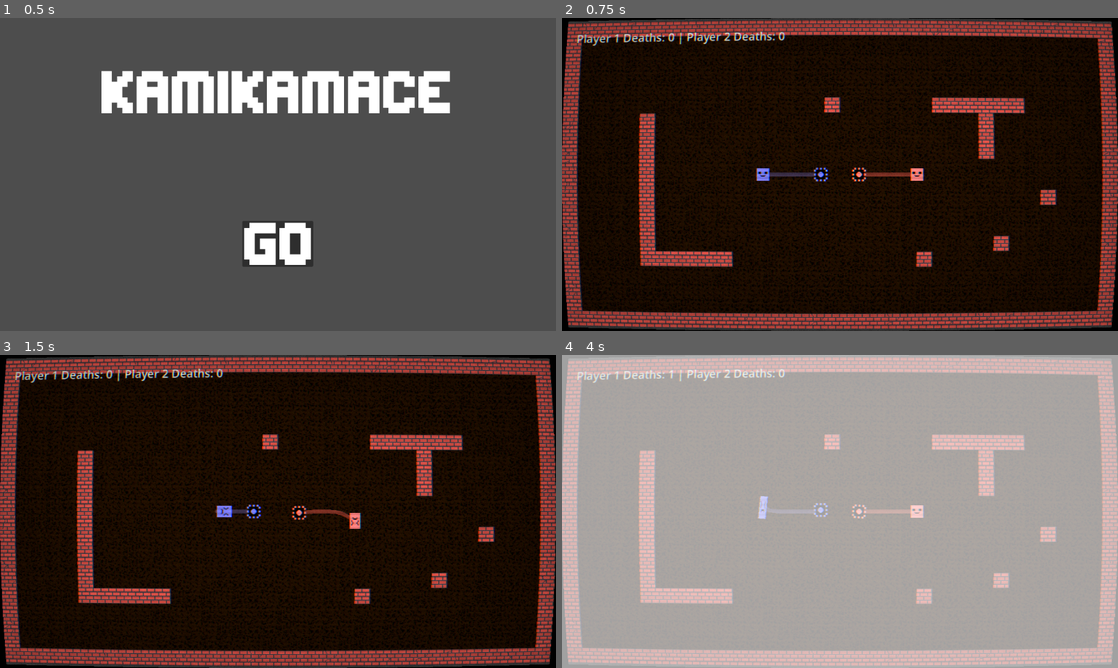
Above: before the commit, frames 1-4 (two rows, left to right).
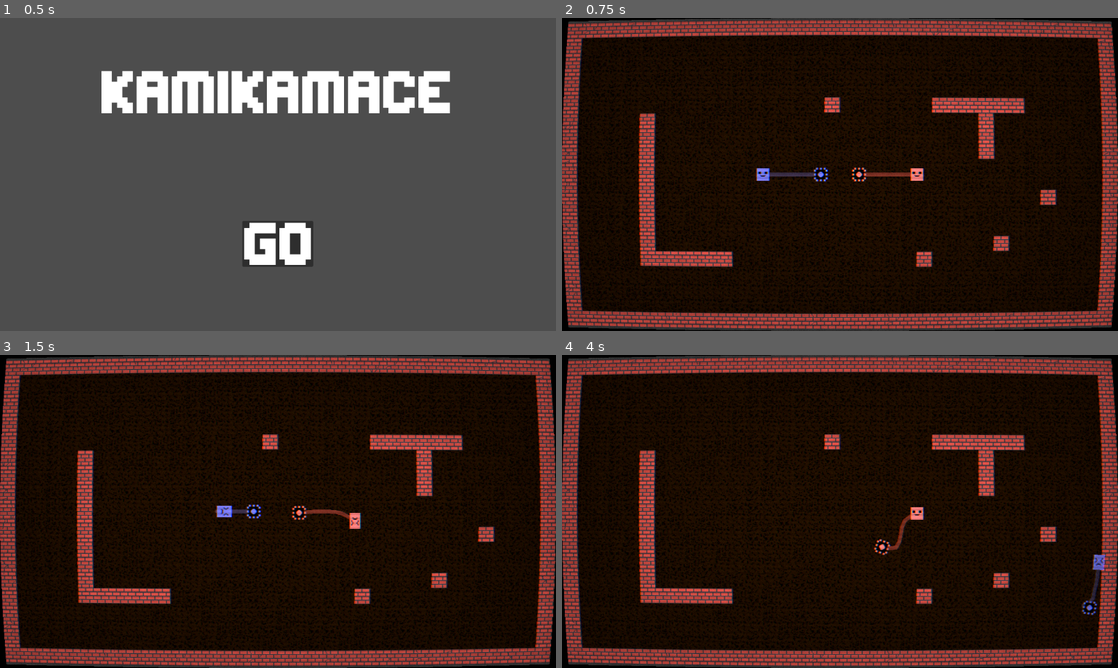
Above: after the commit, the same moments.

Repository: ThatOtherAndrew/DaydreamWales
Game: Godot game, scene res://scenes/Menu.tscn
Two runs of this game, one before a commit and one after it. Both use one fixed random seed, a clock stepped at 60 frames per second and the inputs below.
Inputs (mouse positions are in pixels of both pictures, inside the frame that each line leads up to):
- Up to frame 1 (0.5 s): no input
- Up to frame 2 (0.75 s): click (840, 243) at 0.5 s
- Up to frame 3 (1.5 s): tap Enter at 1.25 s; hold D (move_right) from 1.28 s (still down); tap Down (p2_move_down) at 1.35 s
- Up to frame 4 (4 s): release D (move_right) at 2.03 s; hold S (move_down) 2.03-2.78 s; tap Left (p2_move_left) at 2.1 s; hold D (move_right) 2.78-3.53 s; tap Right (p2_move_right) at 2.85 s; hold W (move_up) from 3.53 s (still down); tap Up (p2_move_up) at 3.6 s

Frame 1 is identical in both runs. In frame 2, 0.6% of the frame differs, in the area x 2-41%, y 4-9%; in frame 3, 0.6%; in frame 4, 100%, in the area x 0-100%, y 0-100%.
Error after the commit: Parse Error: Used tab character for indentation instead of space as used before in the file. (res://scripts/GameManager.gd:18)

Commit message:
fix whitespace

Diff:
--- a/scripts/GameManager.gd
+++ b/scripts/GameManager.gd
@@ -11,12 +11,12 @@
 signal level_reset()
 
 func _ready():
-	# Check if CRT overlay already exists in the scene
-	var existing_crt = get_tree().current_scene.get_node_or_null("CRTLayer/CRTOverlay")
-	if existing_crt:
-		crt_overlay = existing_crt
-	else:
-		# Create CRT effect overlay if it doesn't exist
+    # Check if CRT overlay already exists in the scene
+    var existing_crt = get_tree().current_scene.get_node_or_null("CRTLayer/CRTOverlay")
+    if existing_crt:
+        crt_overlay = existing_crt
+    else:
+        # Create CRT effect overlay if it doesn't exist
 		create_crt_overlay()
 
 	# Create UI overlay for death counter
--- a/scripts/Mace.gd
+++ b/scripts/Mace.gd
@@ -9,101 +9,101 @@
 var can_damage = false
 
 func _ready():
-	# Enable collision detection
-	set_contact_monitor(true)
-	set_max_contacts_reported(10)
-	body_entered.connect(_on_body_entered)
-	print("Mace ready, collision monitoring enabled")
+    # Enable collision detection
+    set_contact_monitor(true)
+    set_max_contacts_reported(10)
+    body_entered.connect(_on_body_entered)
+    print("Mace ready, collision monitoring enabled")
 
-	# Enable damage after spawn protection period
-	await get_tree().create_timer(spawn_protection_time).timeout
-	can_damage = true
-	print("Mace damage enabled for player ", owner_player_num)
+    # Enable damage after spawn protection period
+    await get_tree().create_timer(spawn_protection_time).timeout
+    can_damage = true
+    print("Mace damage enabled for player ", owner_player_num)
 
 func set_owner_player(player_num: int):
-	owner_player_num = player_num
-	# Set collision mask to detect opposite player
-	if player_num == 1:
-		collision_mask = 1 | 4  # Walls (1) + Player 2 (4) = 5
-		print("Player 1's mace set to detect layers: ", collision_mask)
-	else:
-		collision_mask = 1 | 2  # Walls (1) + Player 1 (2) = 3
-		print("Player 2's mace set to detect layers: ", collision_mask)
+    owner_player_num = player_num
+    # Set collision mask to detect opposite player
+    if player_num == 1:
+        collision_mask = 1 | 4  # Walls (1) + Player 2 (4) = 5
+        print("Player 1's mace set to detect layers: ", collision_mask)
+    else:
+        collision_mask = 1 | 2  # Walls (1) + Player 1 (2) = 3
+        print("Player 2's mace set to detect layers: ", collision_mask)
 
 func _on_body_entered(body):
-	if not can_damage:
-		print("Mace collision ignored - spawn protection active")
-		return
+    if not can_damage:
+        print("Mace collision ignored - spawn protection active")
+        return
 
-	print("Mace collision detected with: ", body.name, " (owner: ", owner_player_num, ")")
-	print("Body is on layer: ", body.collision_layer if body.has_method("get_collision_layer") else "unknown")
+    print("Mace collision detected with: ", body.name, " (owner: ", owner_player_num, ")")
+    print("Body is on layer: ", body.collision_layer if body.has_method("get_collision_layer") else "unknown")
 
-	# Check if we hit the opposite player
-	if body.name == "Player" and owner_player_num == 2:
-		print("Player 2's mace hit Player 1!")
-		# Player 2's mace hit Player 1
-		var game_manager = get_tree().current_scene.get_node_or_null("GameManager")
-		if game_manager:
-			game_manager.handle_player_death(1, body.global_position)
-		else:
-			print("GameManager not found!")
-	elif body.name == "Player2" and owner_player_num == 1:
-		print("Player 1's mace hit Player 2!")
-		# Player 1's mace hit Player 2
-		var game_manager = get_tree().current_scene.get_node_or_null("GameManager")
-		if game_manager:
-			game_manager.handle_player_death(2, body.global_position)
-		else:
-			print("GameManager not found!")
+    # Check if we hit the opposite player
+    if body.name == "Player" and owner_player_num == 2:
+        print("Player 2's mace hit Player 1!")
+        # Player 2's mace hit Player 1
+        var game_manager = get_tree().current_scene.get_node_or_null("GameManager")
+        if game_manager:
+            game_manager.handle_player_death(1, body.global_position)
+        else:
+            print("GameManager not found!")
+    elif body.name == "Player2" and owner_player_num == 1:
+        print("Player 1's mace hit Player 2!")
+        # Player 1's mace hit Player 2
+        var game_manager = get_tree().current_scene.get_node_or_null("GameManager")
+        if game_manager:
+            game_manager.handle_player_death(2, body.global_position)
+        else:
+            print("GameManager not found!")
 
 func setup_rope(player):
-	player_ref = player
-	var num_segments = int(rope_length / segment_length)
+    player_ref = player
+    var num_segments = int(rope_length / segment_length)
 
-	for i in range(num_segments):
-		var segment = RigidBody2D.new()
-		segment.gravity_scale = 0.0
-		segment.linear_damp = 1.0
-		segment.mass = 0.1
+    for i in range(num_segments):
+        var segment = RigidBody2D.new()
+        segment.gravity_scale = 0.0
+        segment.linear_damp = 1.0
+        segment.mass = 0.1
 
-		var collision = CollisionShape2D.new()
-		var shape = CircleShape2D.new()
-		shape.radius = 2
-		collision.shape = shape
-		collision.disabled = true  # Disable collision for rope segments
-		segment.add_child(collision)
+        var collision = CollisionShape2D.new()
+        var shape = CircleShape2D.new()
+        shape.radius = 2
+        collision.shape = shape
+        collision.disabled = true  # Disable collision for rope segments
+        segment.add_child(collision)
 
-		get_parent().add_child(segment)
-		rope_segments.append(segment)
+        get_parent().add_child(segment)
+        rope_segments.append(segment)
 
-		if i == 0:
-			# Connect first segment to player
-			segment.global_position = player.global_position
-			var joint = PinJoint2D.new()
-			joint.node_a = player.get_path()
-			joint.node_b = segment.get_path()
-			get_parent().add_child(joint)
-		else:
-			# Connect to previous segment
-			segment.global_position = rope_segments[i-1].global_position + Vector2(0, segment_length)
-			var joint = PinJoint2D.new()
-			joint.node_a = rope_segments[i-1].get_path()
-			joint.node_b = segment.get_path()
-			get_parent().add_child(joint)
+        if i == 0:
+            # Connect first segment to player
+            segment.global_position = player.global_position
+            var joint = PinJoint2D.new()
+            joint.node_a = player.get_path()
+            joint.node_b = segment.get_path()
+            get_parent().add_child(joint)
+        else:
+            # Connect to previous segment
+            segment.global_position = rope_segments[i-1].global_position + Vector2(0, segment_length)
+            var joint = PinJoint2D.new()
+            joint.node_a = rope_segments[i-1].get_path()
+            joint.node_b = segment.get_path()
+            get_parent().add_child(joint)
 
-	# Connect mace to last segment
-	if rope_segments.size() > 0:
-		global_position = rope_segments[-1].global_position + Vector2(0, segment_length)
-		var joint = PinJoint2D.new()
-		joint.node_a = rope_segments[-1].get_path()
-		joint.node_b = get_path()
-		get_parent().add_child(joint)
+    # Connect mace to last segment
+    if rope_segments.size() > 0:
+        global_position = rope_segments[-1].global_position + Vector2(0, segment_length)
+        var joint = PinJoint2D.new()
+        joint.node_a = rope_segments[-1].get_path()
+        joint.node_b = get_path()
+        get_parent().add_child(joint)
 
 func get_rope_points():
-	var points = PackedVector2Array()
-	if player_ref:
-		points.append(player_ref.global_position)
-	for segment in rope_segments:
-		points.append(segment.global_position)
-	points.append(global_position)
-	return points
+    var points = PackedVector2Array()
+    if player_ref:
+        points.append(player_ref.global_position)
+    for segment in rope_segments:
+        points.append(segment.global_position)
+    points.append(global_position)
+    return points
Not shown: 1 places in scenes/Menu.tscn that only renumber resources
